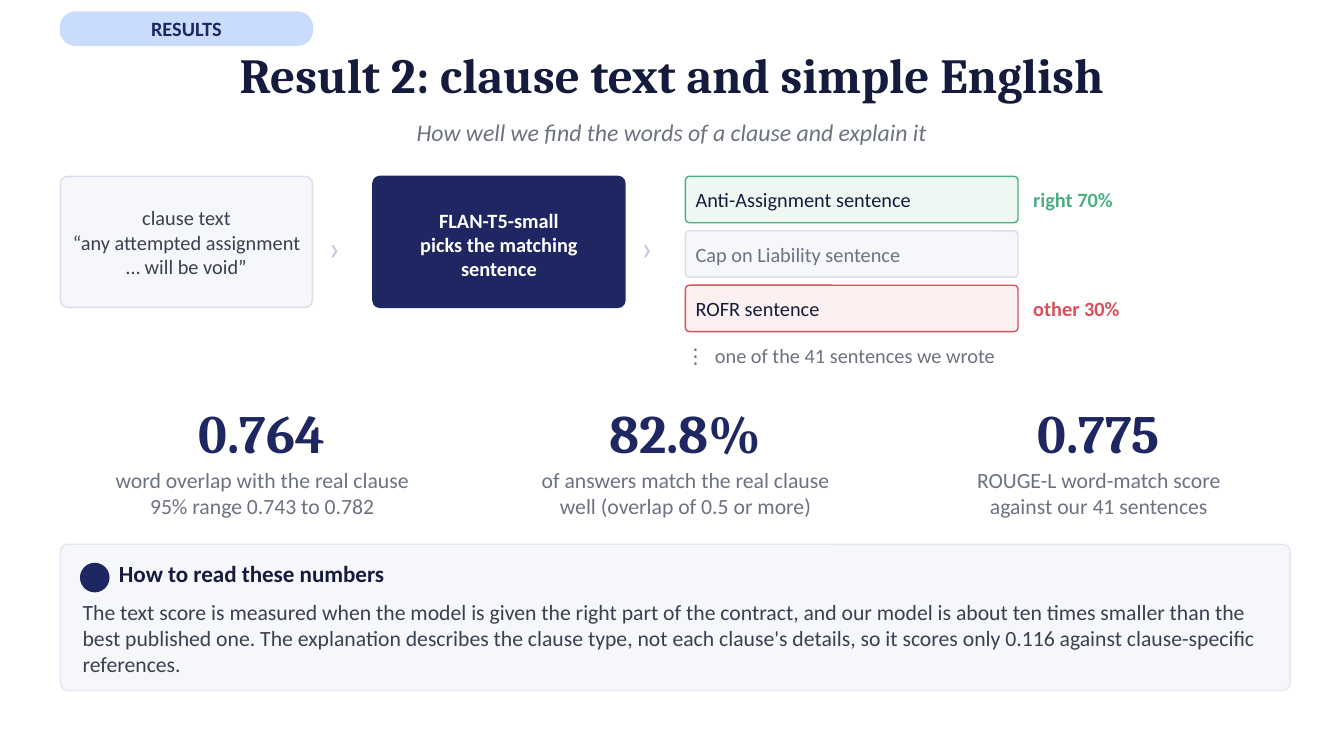
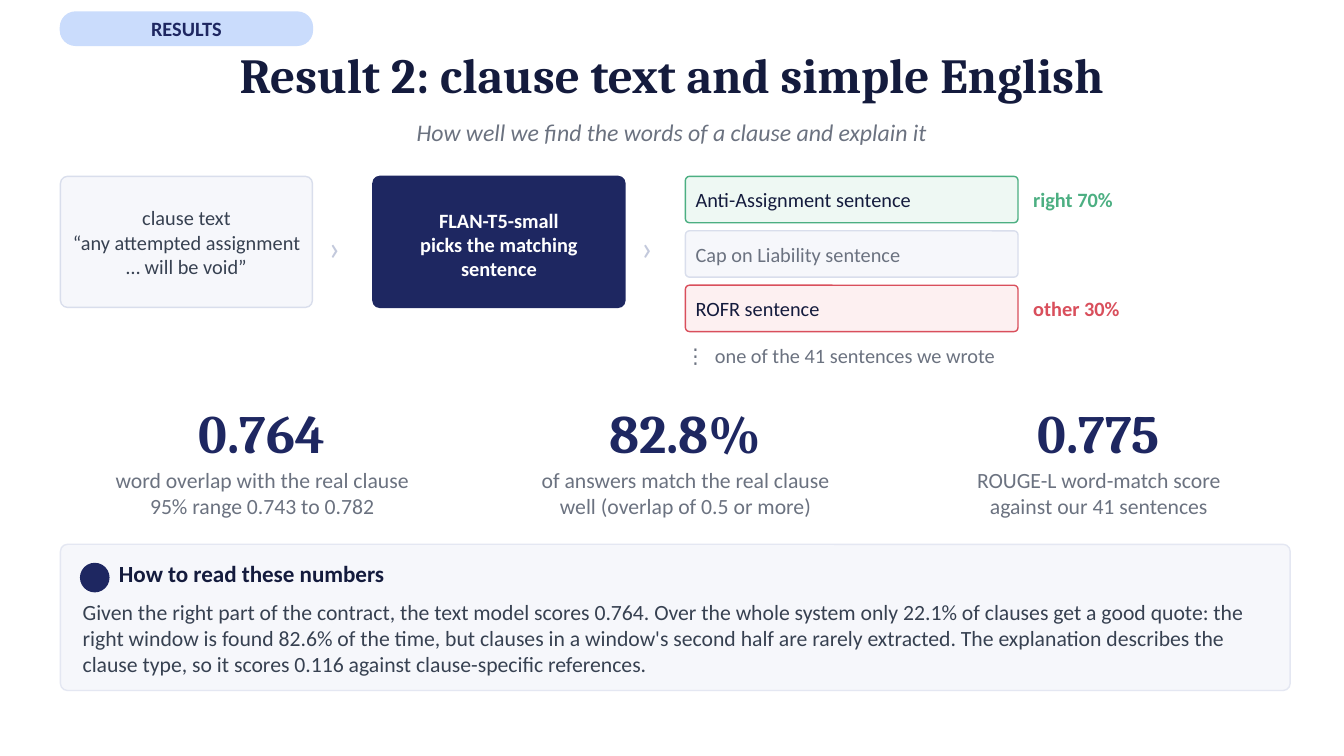
Before and after one commit to afnanmz168/clausify-p3, a slide deck: slide 13 of P25301051-p3-presentation-15-slides.pptx. Drawn at 1344x756 pixels with LibreOffice and Linux fonts; fonts in the diff are those of the drawing. Boxes give left, top, right and bottom in pixels: in the first picture for what was removed or moved away, otherwise in the second. Text is boxed around its words. In the diff, an @@ line names an element or a change of style, - is before the commit and + after.

```diff
--- a/P25301051-p3-presentation-15-slides.pptx
+++ b/P25301051-p3-presentation-15-slides.pptx
@@ text at bbox=[83, 605, 1242, 676]: text changed @@
-The text score is measured when the model is given the right part of the contract, and our model is about ten times smaller than the best published one. The explanation describes the clause type, not each clause's details, so it scores only 0.116 against clause-specific references.
+Given the right part of the contract, the text model scores 0.764. Over the whole system only 22.1% of clauses get a good quote: the right window is found 82.6% of the time, but clauses in a window's second half are rarely extracted. The explanation describes the clause type, so it scores 0.116 against clause-specific references.
```
Also in this commit, not shown: 3 other slides changed, 4 other files.
